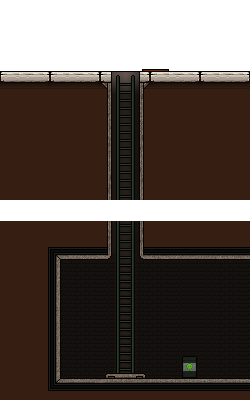
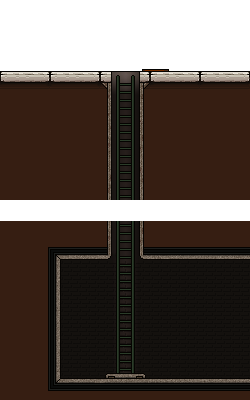
The second (250, 400) image is a revision of the first. Changes to its layers:
hid "Layer 4", moved it into group "Complete" over [182, 356, 197, 378]
